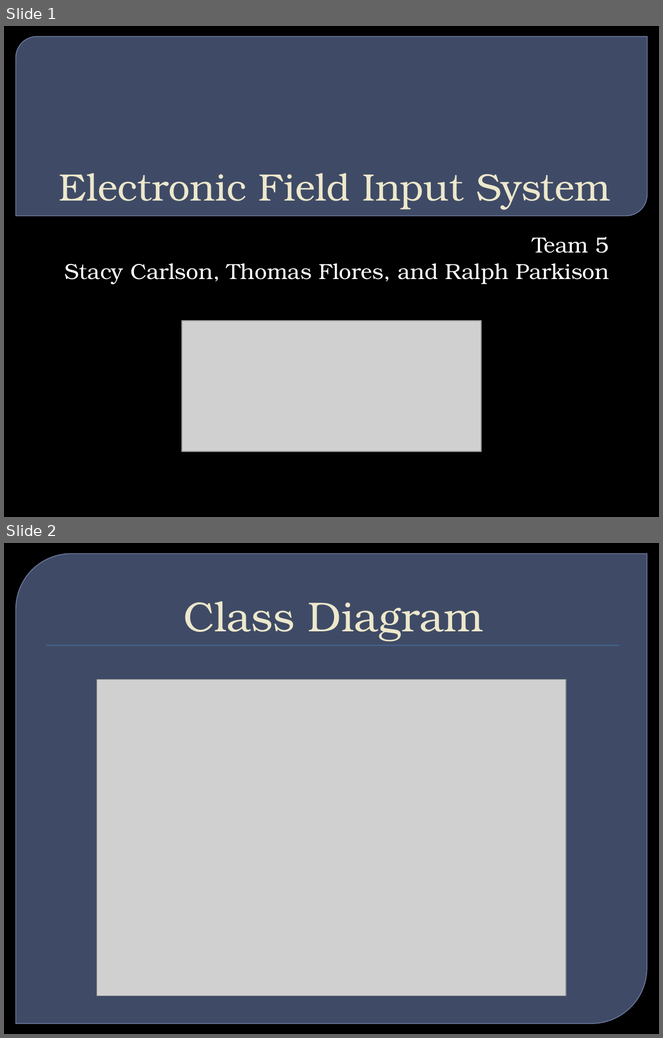
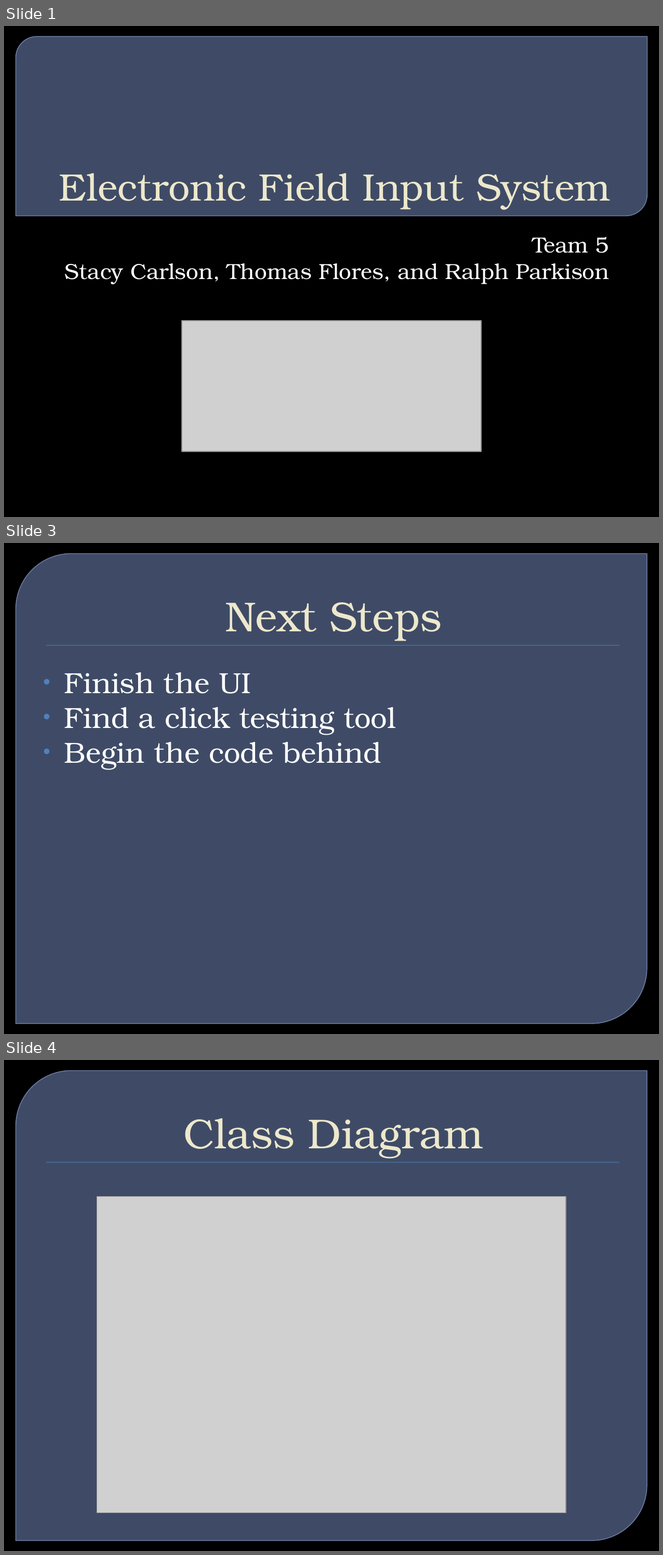
Before and after one commit to ameindygogirl/FishSeniorProject, a slide deck: Briefings/Briefing5.pptx. Shown one above the other, each under a label of ours: slides 1 and 2 before the commit, slides 1, 3 and 4 after it; the slides between them are not shown. The pictures are 663x1038 and 663x1555 pixels, drawn with LibreOffice and Linux fonts; fonts in the diff are those of the drawing; grey boxes stand for pictures; background and template pictures are left out. Boxes give left, top, right and bottom in pixels: in the first picture for what was removed or moved away, otherwise in the second. Text is boxed around its words. In the diff, an @@ line names an element or a change of style, - is before the commit and + after.

```diff
--- a/Briefings/Briefing5.pptx
+++ b/Briefings/Briefing5.pptx
@@ slide 3 added at (x1=4, y1=543, x2=659, y2=1034), background picture (left out); not listed: 2 template elements that a slide beside it also shows @@
@@ title added at (x1=225, y1=602, x2=442, y2=641), 46 pt, text #EDE8CE @@
+Next Steps
@@ text added at (x1=64, y1=672, x2=396, y2=770), 32 pt, text #FFFFFF @@
+• Finish the UI
+• Find a click testing tool
+• Begin the code behind
@@ what was slide 2 is now slide 4 @@
```
Also in this commit, not shown: 7 other slides added, 2 other files.
